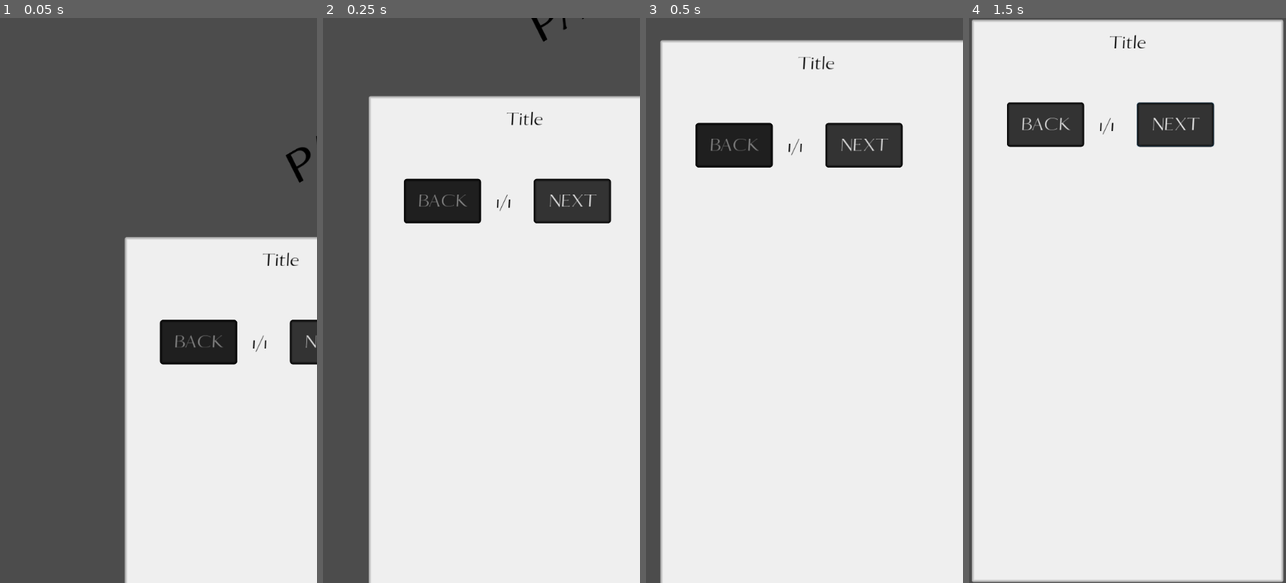
Above: before the commit, frames 1-4 (left to right).
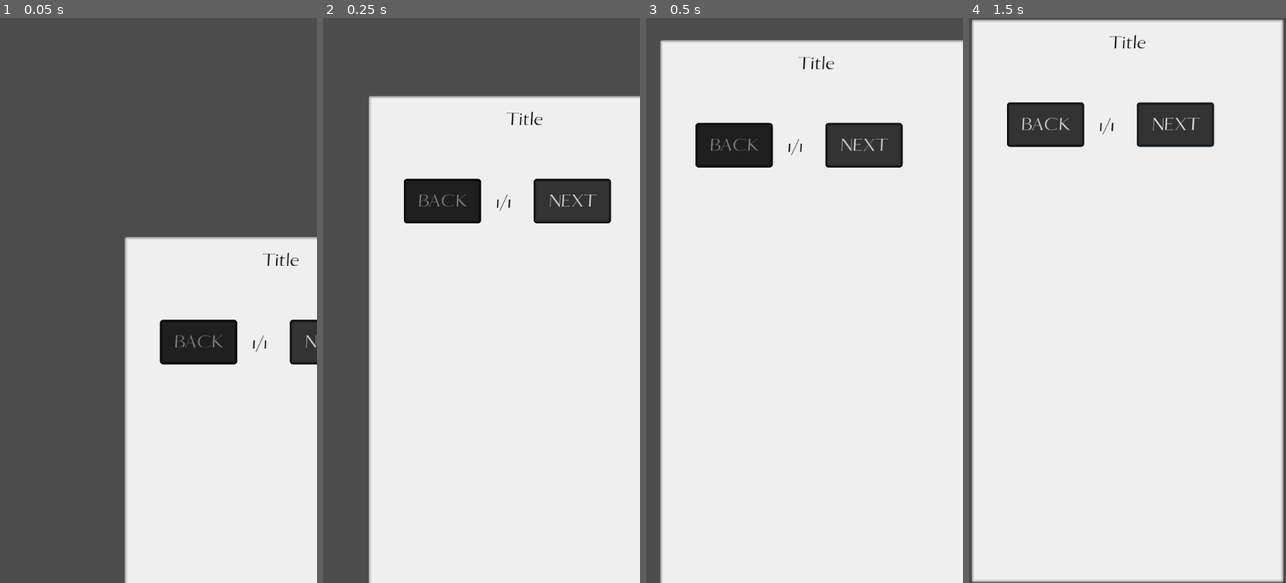
Above: after the commit, the same moments.

Repository: AndreMoukarzel/Grana-Preta
Game: Godot game, scene res://school/Lessons/Question.tscn
Two runs of this game, one before a commit and one after it. Both use one fixed random seed, a clock stepped at 60 frames per second and the inputs below. This scene is started directly instead of the project's main scene.
Inputs:
- Up to frame 1 (0.05 s): no input
- Up to frame 2 (0.25 s): no input
- Up to frame 3 (0.5 s): no input
- Up to frame 4 (1.5 s): click "NEXT" at 0.5 s; click "NEXT" at 1.25 s

The runs differ from the first frame. In frame 1, 0.2% of the frame differs, in the area x 90-100%, y 20-30%; in frame 2, 0.1%; in frame 3, nothing differs; in frame 4, nothing differs.
Error before the commit: Invalid get index 'rect_size' (on base: 'null instance'). (res://school/Lessons/Question.gd:26)
Error after the commit: Attempt to call function 'show' in base 'null instance' on a null instance. (res://school/Lessons/Question.gd:145)

Commit message:
Fix Merge

Diff:
--- a/school/Lessons/Question.tscn
+++ b/school/Lessons/Question.tscn
@@ -66,7 +66,9 @@
 custom_fonts/font = SubResource( 2 )
 text = "BACK"
 
-[node name="Result" type="Label" parent="." index="5"]
+[node name="CanvasLayer" type="CanvasLayer" parent="." index="5"]
+
+[node name="Result" type="Label" parent="CanvasLayer" index="0"]
 margin_left = 272.573
 margin_top = -165.081
 margin_right = 571.573
